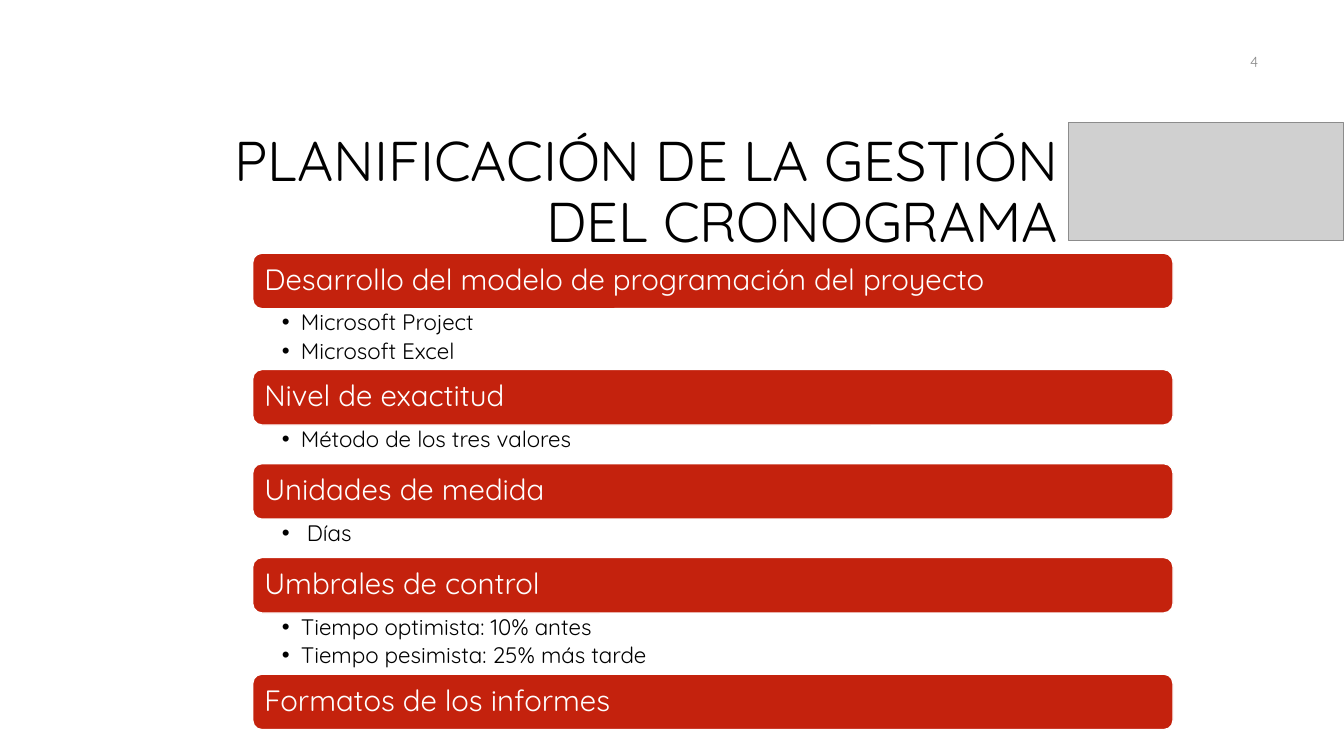
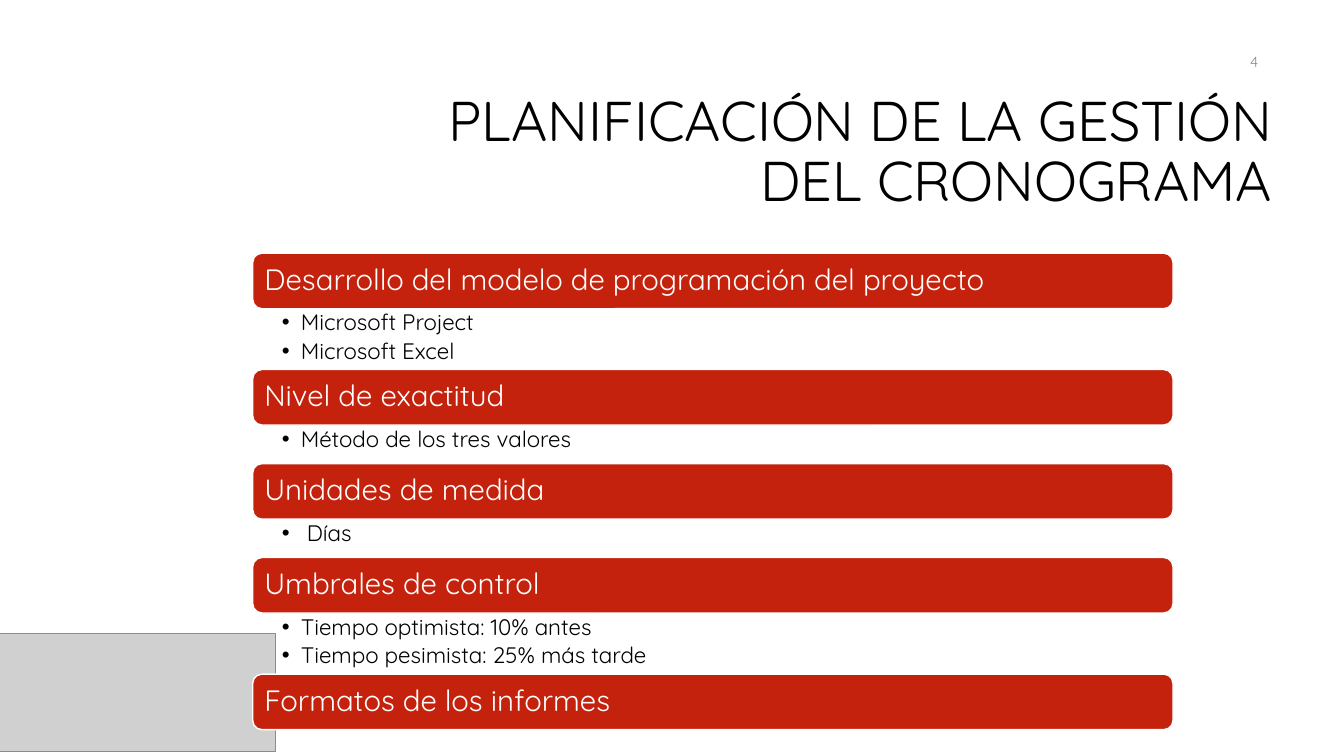
Before and after one commit to galledohm/Gestion_Proyectos, a slide deck: slide 4 of Documentos_generados/2.Gestion del tiempo/Presentación2.pptx. Drawn at 1344x756 pixels with LibreOffice and Linux fonts; fonts in the diff are those of the drawing; grey boxes stand for pictures; background and template pictures are left out. Boxes give left, top, right and bottom in pixels: in the first picture for what was removed or moved away, otherwise in the second. Text is boxed around its words. In the diff, an @@ line names an element or a change of style, - is before the commit and + after.

```diff
--- a/Documentos_generados/2.Gestion del tiempo/Presentación2.pptx
+++ b/Documentos_generados/2.Gestion del tiempo/Presentación2.pptx
@@ title "PLANIFICACIÓN DE LA GESTIÓN DEL ..." rewrapped from <box>235,132,1058,257</box> to <box>449,92,1272,202</box> @@
@@ picture: place and size @@
-picture at <box>1069,123,1344,241</box>
+picture at <box>0,633,276,751</box>
```
Also in this commit, not shown: 4 other slides changed, 6 slides added.
